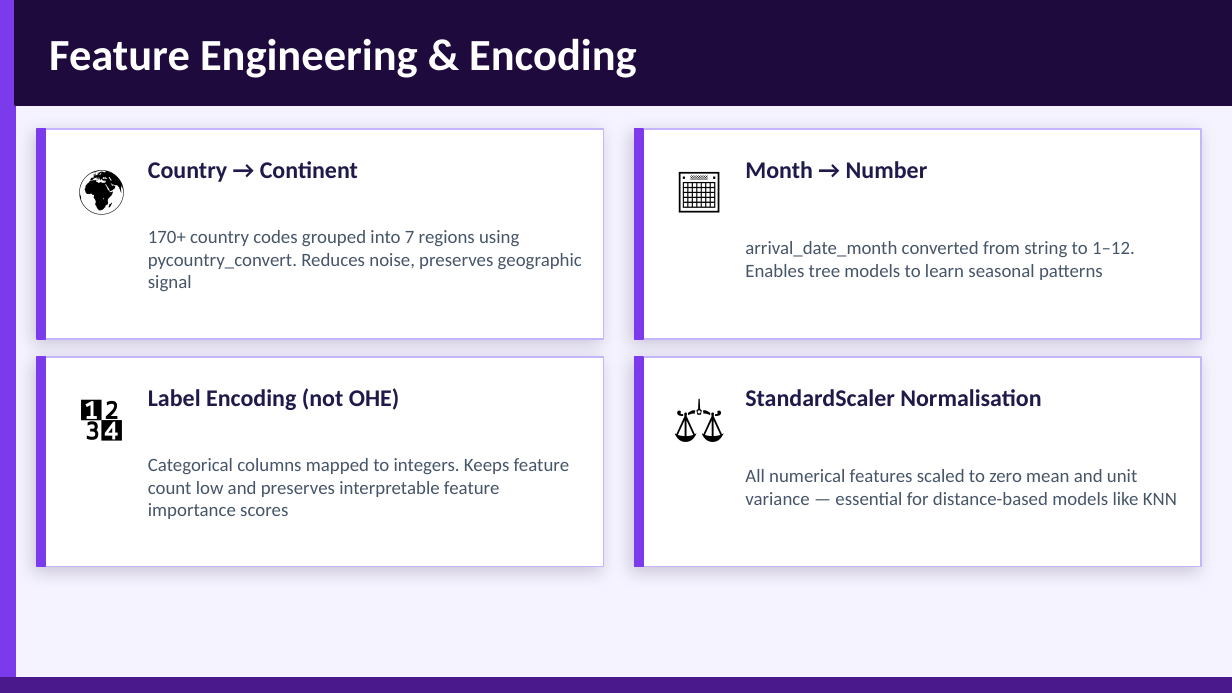
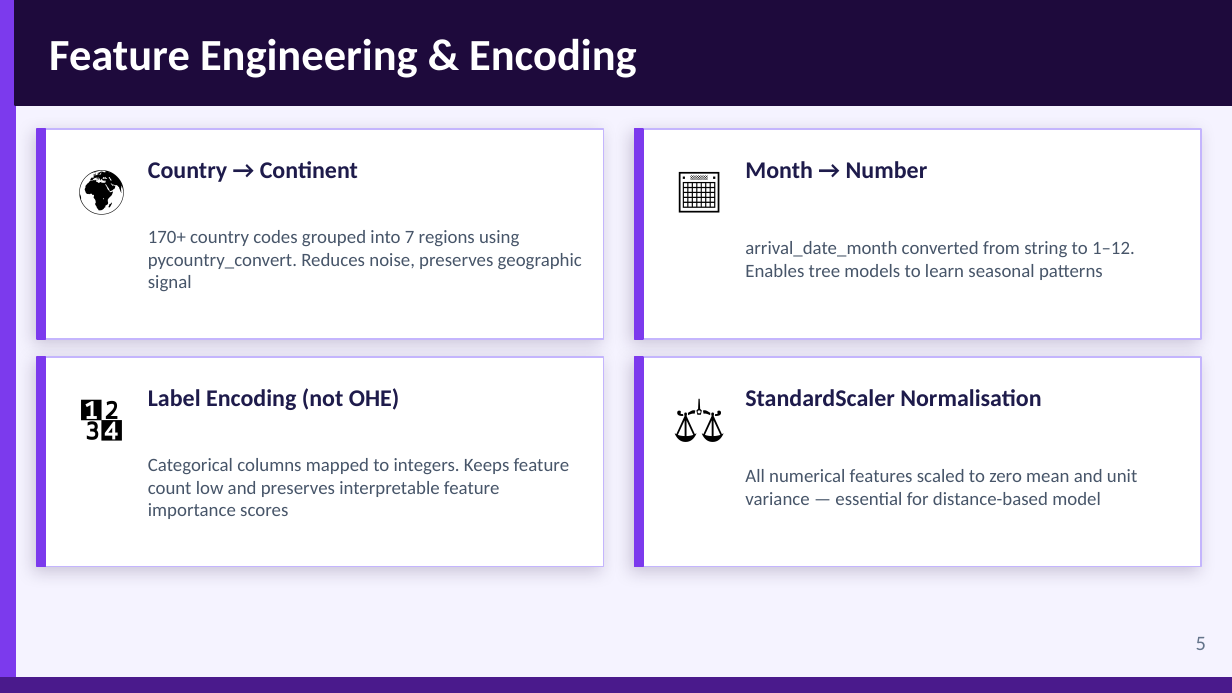
Before and after one commit to craftedbygaby/hotel_cancelation_ml, a slide deck: slide 5 of ML_presentation.pptx. Drawn at 1232x693 pixels with LibreOffice and Linux fonts; fonts in the diff are those of the drawing. Boxes give left, top, right and bottom in pixels: in the first picture for what was removed or moved away, otherwise in the second. Text is boxed around its words. In the diff, an @@ line names an element or a change of style, - is before the commit and + after.

```diff
--- a/ML_presentation.pptx
+++ b/ML_presentation.pptx
@@ text at [745, 469, 1137, 505]: text changed @@
-All numerical features scaled to zero mean and unit variance — essential for distance-based models like KNN
+All numerical features scaled to zero mean and unit variance — essential for distance-based model
@@ text added at [1196, 637, 1206, 650], 12 pt, text #64748B @@
+5
```
Also in this commit, not shown: 8 other slides changed, 1 slide added, 1 other file.
